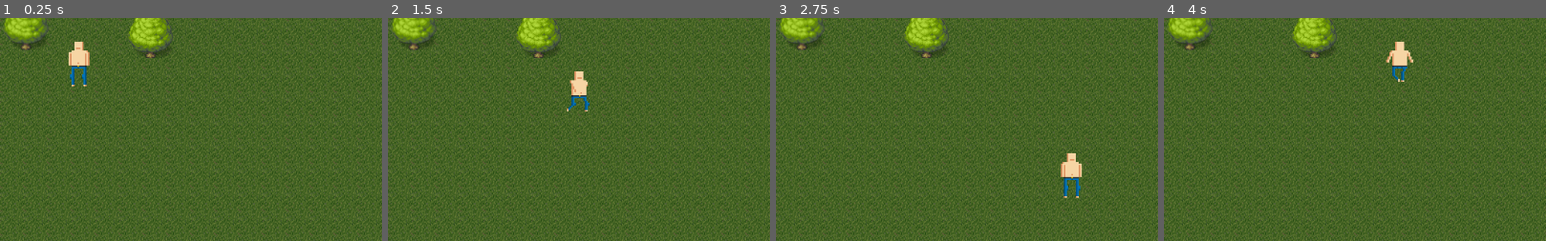
Above: before the commit, frames 1-4 (left to right).
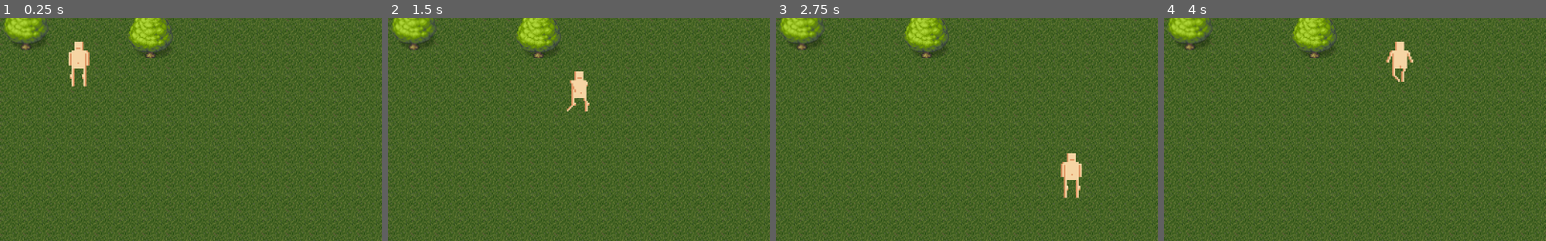
Above: after the commit, the same moments.

Repository: gvekan/ludum-dare-45
Game: Godot game, scene res://scenes/World.tscn
Same seed, same stepped clock (60 frames per second), same inputs: the game is played once before the commit and once after it.
Inputs:
- Up to frame 1 (0.25 s): no input
- Up to frame 2 (1.5 s): tap Enter at 0.5 s; hold Right (ui_right) 0.53-1.28 s; hold Down (ui_down) from 1.28 s (still down)
- Up to frame 3 (2.75 s): release Down (ui_down) at 2.03 s; hold Right (ui_right) from 2.03 s (still down)
- Up to frame 4 (4 s): release Right (ui_right) at 2.78 s; hold Up (ui_up) 2.78-3.53 s; hold Left (ui_left) from 3.53 s (still down)
The pictures show only the part of the screen within x 38-88%, y 31-81%; the shares and areas given below are measured in that part.

The runs differ from the first frame. In frame 1, 0.2% of the frame differs, in the area x 18-23%, y 20-30%; in frame 2, 0.2%; in frame 3, 0.2%; in frame 4, 0.2%.

Commit message:
Divided character body

Diff:
--- a/scenes/Characters/Character.gd
+++ b/scenes/Characters/Character.gd
@@ -8,7 +8,10 @@
 var is_l = true
 
 func _ready():
-	character_animations.append($CharacterAnimation)
+	character_animations.append($Legs)
+	character_animations.append($Head)
+	character_animations.append($Feets)
+	character_animations.append($UpperBody)
 
 func move(x, y):
 	var animation = "still_f"
--- a/scenes/Characters/Character.tscn
+++ b/scenes/Characters/Character.tscn
@@ -1,7 +1,11 @@
-[gd_scene load_steps=4 format=2]
+[gd_scene load_steps=8 format=2]
 
 [ext_resource path="res://scenes/Characters/Character.gd" type="Script" id=1]
 [ext_resource path="res://scenes/Characters/CharacterAnimation.tscn" type="PackedScene" id=2]
+[ext_resource path="res://assets/characters/naked-head.png" type="Texture" id=3]
+[ext_resource path="res://assets/characters/naked-feets.png" type="Texture" id=4]
+[ext_resource path="res://assets/characters/naked-upper-body.png" type="Texture" id=5]
+[ext_resource path="res://assets/characters/naked-legs.png" type="Texture" id=6]
 
 [sub_resource type="RectangleShape2D" id=1]
 extents = Vector2( 10, 30 )
@@ -14,4 +18,14 @@
 position = Vector2( 0, 2 )
 shape = SubResource( 1 )
 
-[node name="CharacterAnimation" parent="." instance=ExtResource( 2 )]
+[node name="Head" parent="." instance=ExtResource( 2 )]
+texture = ExtResource( 3 )
+
+[node name="Feets" parent="." instance=ExtResource( 2 )]
+texture = ExtResource( 4 )
+
+[node name="UpperBody" parent="." instance=ExtResource( 2 )]
+texture = ExtResource( 5 )
+
+[node name="Legs" parent="." instance=ExtResource( 2 )]
+texture = ExtResource( 6 )
--- a/scenes/Characters/CharacterAnimation.tscn
+++ b/scenes/Characters/CharacterAnimation.tscn
@@ -74,7 +74,6 @@
 texture = ExtResource( 1 )
 vframes = 4
 hframes = 2
-frame = 7
 
 [node name="AnimationPlayer" type="AnimationPlayer" parent="."]
 anims/run_b = SubResource( 1 )
--- a/scenes/Characters/Player/Player.gd
+++ b/scenes/Characters/Player/Player.gd
@@ -2,10 +2,6 @@
 
 var last_horizontal_input = ""
 var last_vertical_input = ""
-
-
-func _ready():
-	character_animations.append($Legs)
 
 # Called every frame. 'delta' is the elapsed time since the previous frame.
 func _physics_process(delta):
--- a/scenes/Characters/Player/Player.tscn
+++ b/scenes/Characters/Player/Player.tscn
@@ -1,12 +1,7 @@
-[gd_scene load_steps=5 format=2]
+[gd_scene load_steps=3 format=2]
 
 [ext_resource path="res://scenes/Characters/Character.tscn" type="PackedScene" id=1]
 [ext_resource path="res://scenes/Characters/Player/Player.gd" type="Script" id=2]
-[ext_resource path="res://scenes/Characters/CharacterAnimation.tscn" type="PackedScene" id=3]
-[ext_resource path="res://assets/characters/jeans-legs.png" type="Texture" id=4]
 
-[node name="Player" instance=ExtResource( 1 )]
+[node name="Player" index="0" instance=ExtResource( 1 )]
 script = ExtResource( 2 )
-
-[node name="Legs" parent="." index="2" instance=ExtResource( 3 )]
-texture = ExtResource( 4 )
Binary file added: assets/characters/naked-feets.png
Not shown, added: assets/characters/naked-feets.png.import
Binary file added: assets/characters/naked-head.png
Not shown, added: assets/characters/naked-head.png.import
Binary file added: assets/characters/naked-legs.png
Not shown, added: assets/characters/naked-legs.png.import
Binary file added: assets/characters/naked-upper-body.png
Not shown, added: assets/characters/naked-upper-body.png.import
